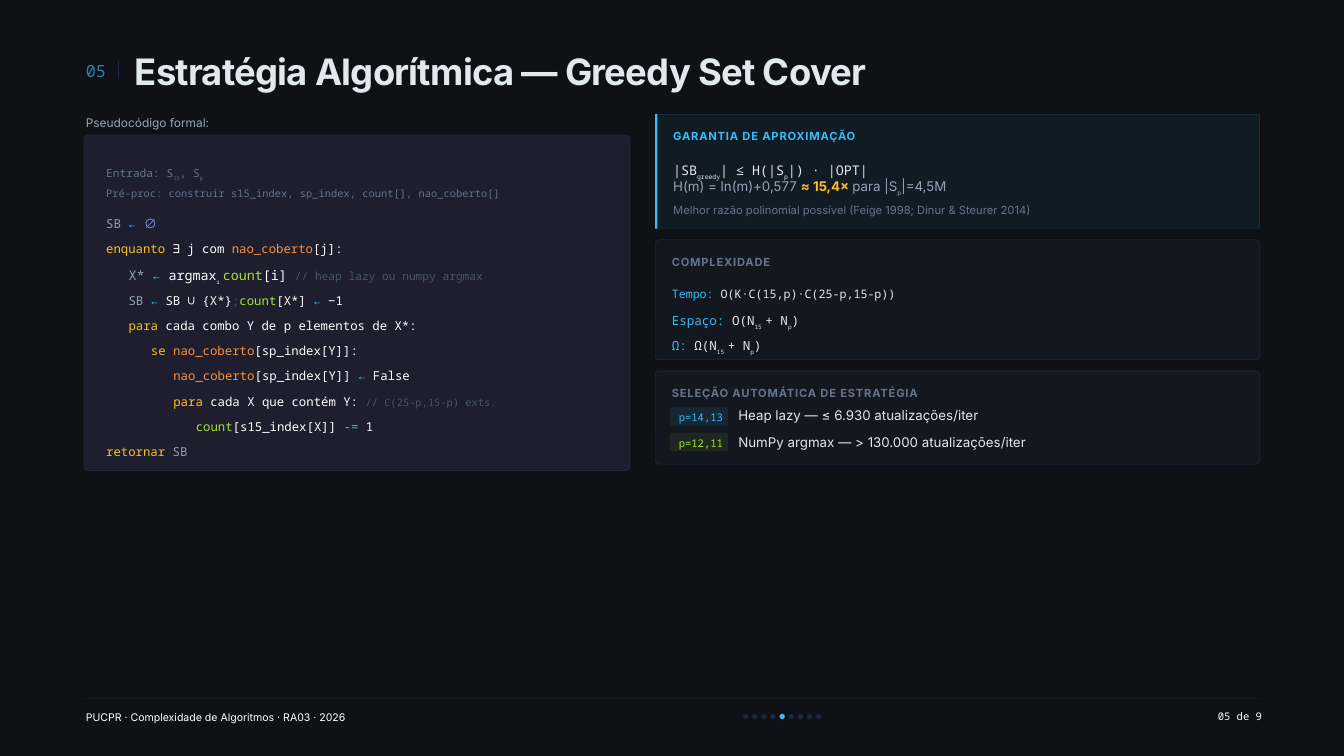
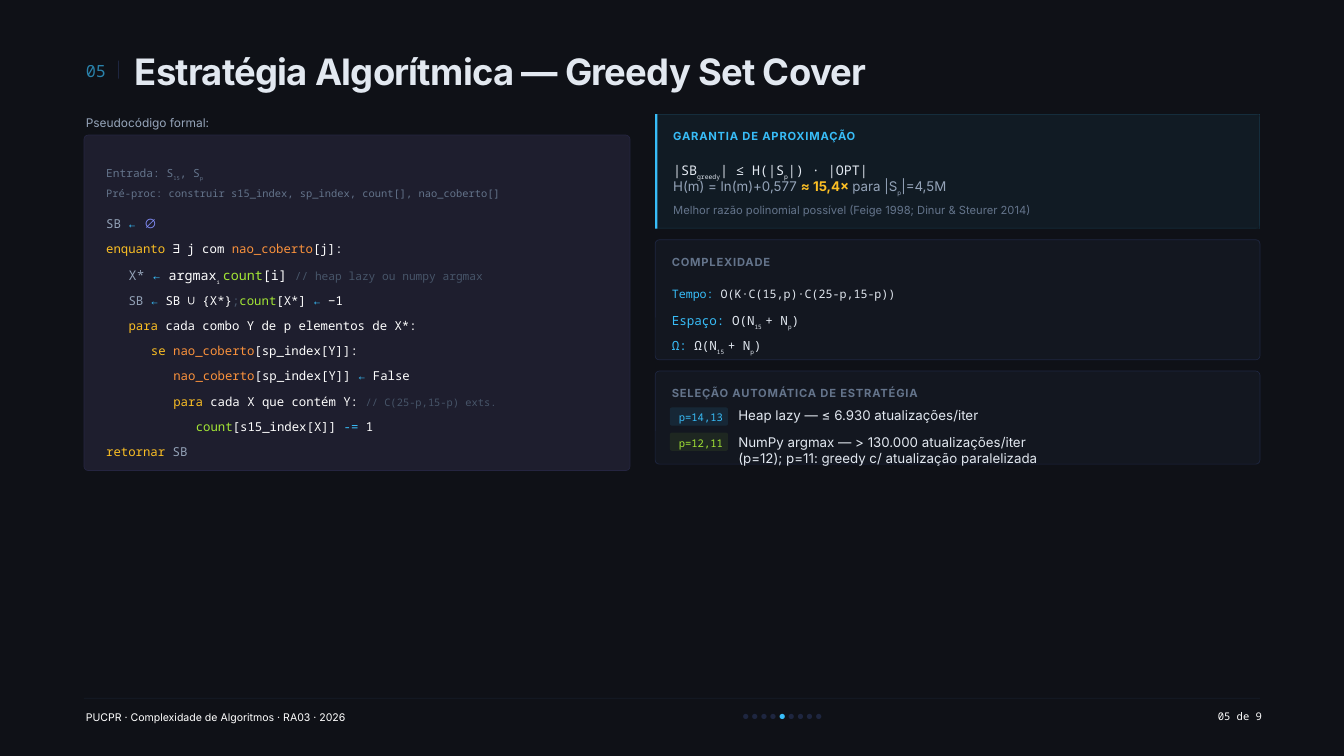
Before and after one commit to cyberfika/SCP_RA03, a slide deck: slide 6 of docs/SCP_RA03.pptx. Drawn at 1344x756 pixels with LibreOffice and Linux fonts; fonts in the diff are those of the drawing. Boxes give left, top, right and bottom in pixels: in the first picture for what was removed or moved away, otherwise in the second. Text is boxed around its words. In the diff, an @@ line names an element or a change of style, - is before the commit and + after.

Commit message:
Update greedy solver and main menu script with improved lower bound calculations and parallelized execution option for Program 1.

```diff
--- a/docs/SCP_RA03.pptx
+++ b/docs/SCP_RA03.pptx
@@ text at (x1=738, y1=437, x2=1037, y2=466): text changed @@
-NumPy argmax — > 130.000 atualizações/iter
+NumPy argmax — > 130.000 atualizações/iter (p=12); p=11: greedy c/ atualização paralelizada
```
Also in this commit, not shown: 6 other slides changed, 7 other files.
